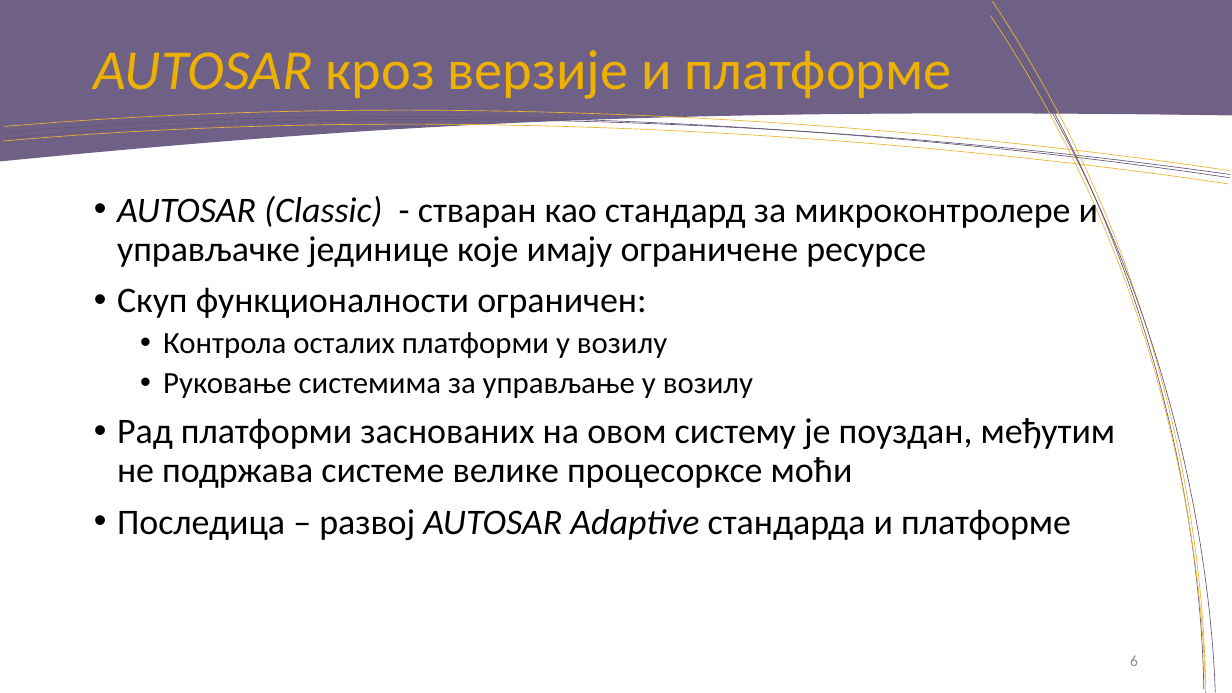
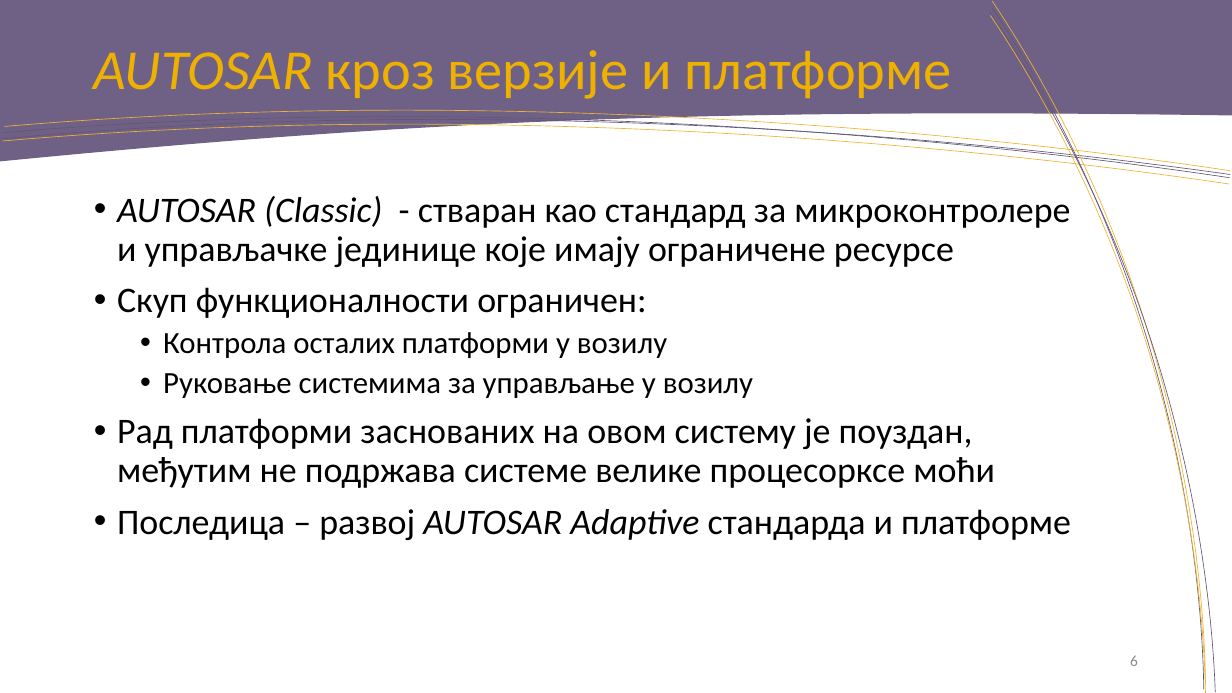
Before and after one commit to rondor1/msc, a slide deck: slide 6 of msc-e28-2018-pres.pptx. Drawn at 1232x693 pixels with LibreOffice and Linux fonts; fonts in the diff are those of the drawing; background and template pictures are left out. Boxes give left, top, right and bottom in pixels: in the first picture for what was removed or moved away, otherwise in the second. Text is boxed around its words. In the diff, an @@ line names an element or a change of style, - is before the commit and + after.

```diff
--- a/msc-e28-2018-pres.pptx
+++ b/msc-e28-2018-pres.pptx
@@ text "AUTOSAR (Classic) - стваран као ..." rewrapped from [117,192,1116,540] to [117,196,1071,540] @@
```
Also in this commit, not shown: 10 other slides changed, 9 slides added, 3 slides removed.
